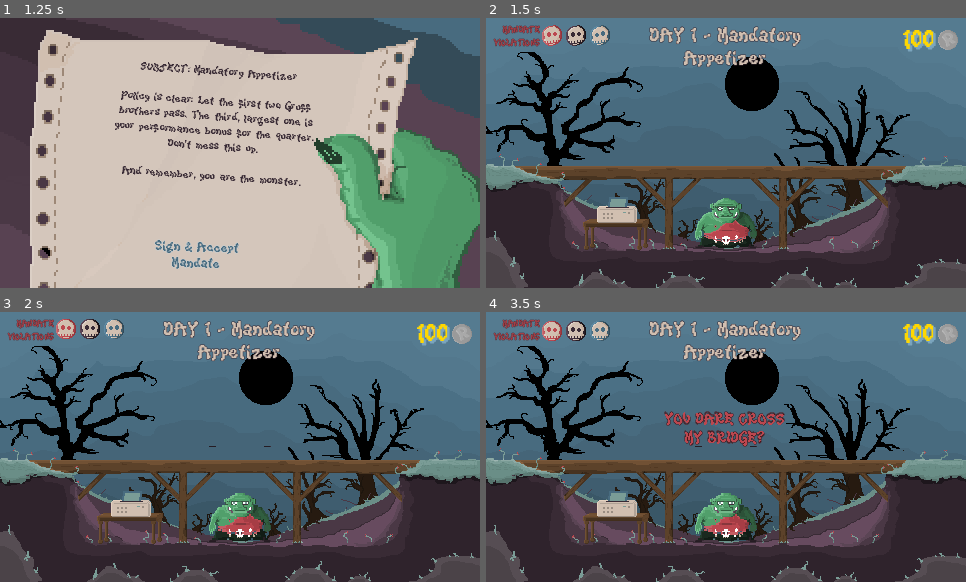
Above: before the commit, frames 1-4 (two rows, left to right).
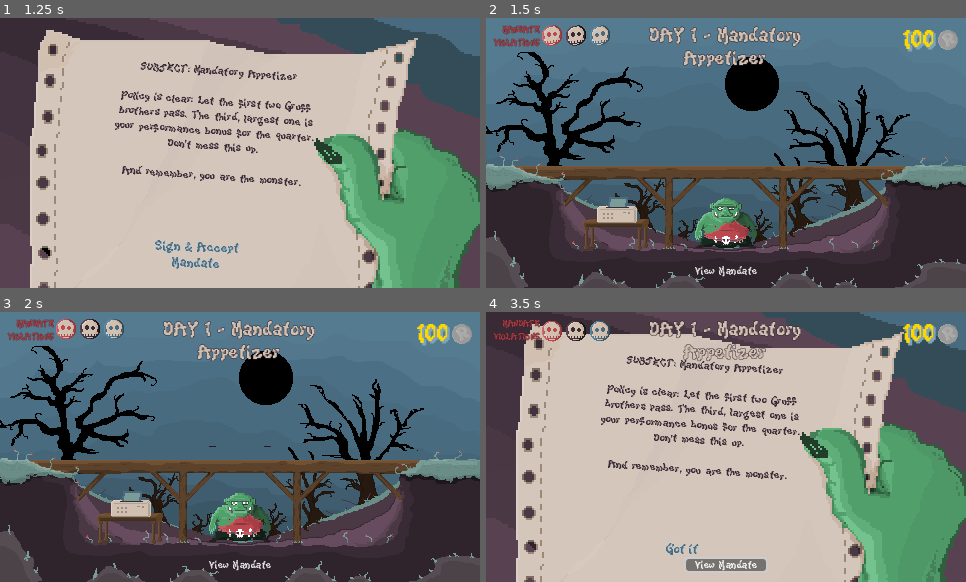
Above: after the commit, the same moments.

Repository: DonnieConradie/troll-toll-inc
Game: Godot game, scene res://intro.tscn
Same seed, same stepped clock (60 frames per second), same inputs: the game is played once before the commit and once after it. Sound files missing from this copy of the repository are replaced by a short silence.
Inputs (mouse positions are in pixels of both pictures, inside the frame that each line leads up to):
- Up to frame 1 (1.25 s): click "SKIP" at 0.5 s
- Up to frame 2 (1.5 s): click "Sign & Accept Mandate" at 1.25 s
- Up to frame 3 (2 s): no input
- Up to frame 4 (3.5 s): click (726, 565) at 2 s, where only the run after the commit has a clickable "View Mandate"; click (726, 565) at 2.75 s, where only the run after the commit has a clickable "View Mandate"

Frame 1 is identical in both runs. In frame 2, 0.2% of the frame differs, in the area x 43-57%, y 91-96%; in frame 3, 0.2%; in frame 4, 94%, in the area x 0-100%, y 0-100%.

Commit message:
Refactor: Overhaul core loop to 'Three Strikes' system & add final QOL.
- Replaced the Hunger/Scare resource system with a more focused "Three Strikes" failure system.
- Implemented a "Mandate Violation" popup panel that appears when the player makes a mistake, clearly explaining the error.
- Added a robust pause system during violations to prevent double-penalties.
- Added a "View Mandate" button, allowing the player to review the daily rules at any time during gameplay.
- Implemented contextual button text on the decree panel ("Got it" vs. "Accept Mandate").
- Refined the silhouette logic to be driven by the troll's animations for better thematic consistency.
- Improved game pacing by reducing the delay between goat spawns.

Diff:
--- a/trolltollinc/decree_panel.gd
+++ b/trolltollinc/decree_panel.gd
@@ -17,6 +17,9 @@
 	tween.tween_property(self, "position:y", 0, 0.5)
 	show()
 
+func set_accept_button_text(text: String):
+	accept_button.text = text
+
 func on_accept_pressed():
 	SoundManager.play("drumroll")
 	mandate_accepted.emit()
--- a/trolltollinc/main.gd
+++ b/trolltollinc/main.gd
@@ -10,6 +10,7 @@
 @onready var inspect_button = $CanvasLayer/InspectButton
 @onready var eat_button = $CanvasLayer/EatButton
 @onready var pass_button = $CanvasLayer/PassButton
+@onready var view_mandate_button: Button = $CanvasLayer/ViewMandateButton
 @onready var censored_label = $CanvasLayer/CensoredLabel
 @onready var dialogue_trigger_point = $DialogueTriggerPoint
 @onready var troll_dialogue_bubble = $CanvasLayer/TrollDialogueBubble
@@ -39,6 +40,7 @@
 	eat_button.pressed.connect(on_eat_button_pressed)
 	pass_button.pressed.connect(on_pass_button_pressed)
 	troll.is_dropping.connect(on_troll_is_dropping)
+	view_mandate_button.pressed.connect(on_view_mandate_pressed)
 
 	censored_label.hide()
 	troll_dialogue_bubble.hide()
@@ -160,6 +162,32 @@
 	current_state = GameState.NONE
 	set_button_visibility(false, false, false)
 	get_tree().create_timer(2.0).timeout.connect(spawn_character)
+
+func on_view_mandate_pressed():
+	if current_state == GameState.PAUSED or current_state == GameState.NONE: return
+
+	current_state = GameState.PAUSED
+	get_tree().paused = true
+
+	var decree_panel = DECREE_PANEL_SCENE.instantiate()
+	decree_panel.process_mode = Node.PROCESS_MODE_ALWAYS
+	add_child(decree_panel)
+
+	var decree_text = GoatData.DECREE_TEXTS[current_day]
+	decree_panel.show_decree(decree_text)
+
+	decree_panel.set_accept_button_text("Got it")
+
+	decree_panel.mandate_accepted.connect(func():
+		get_tree().paused = false
+		if troll.get_target():
+			if troll.animation == "peek":
+				current_state = GameState.WAITING_FOR_DECISION
+			else:
+				current_state = GameState.WAITING_FOR_INSPECT
+		else:
+			current_state = GameState.NONE
+	)
 
 func on_inspect_button_pressed():
 	if current_state != GameState.WAITING_FOR_INSPECT: return
--- a/trolltollinc/main.tscn
+++ b/trolltollinc/main.tscn
@@ -850,6 +850,19 @@
 position = Vector2(184, 192)
 texture = ExtResource("15_vivmo")
 
+[node name="ViewMandateButton" type="Button" parent="CanvasLayer"]
+offset_left = 200.0
+offset_top = 247.0
+offset_right = 280.0
+offset_bottom = 259.0
+theme_override_fonts/font = ExtResource("8_dg77c")
+theme_override_font_sizes/font_size = 11
+theme_override_styles/pressed_mirrored = SubResource("StyleBoxEmpty_ok6jj")
+theme_override_styles/pressed = SubResource("StyleBoxEmpty_facbu")
+theme_override_styles/normal_mirrored = SubResource("StyleBoxEmpty_b1qrp")
+theme_override_styles/normal = SubResource("StyleBoxEmpty_come4")
+text = "View Mandate"
+
 [node name="FaxMachinetable" type="Sprite2D" parent="."]
 position = Vector2(130, 217)
 texture = ExtResource("19_82xsv")
